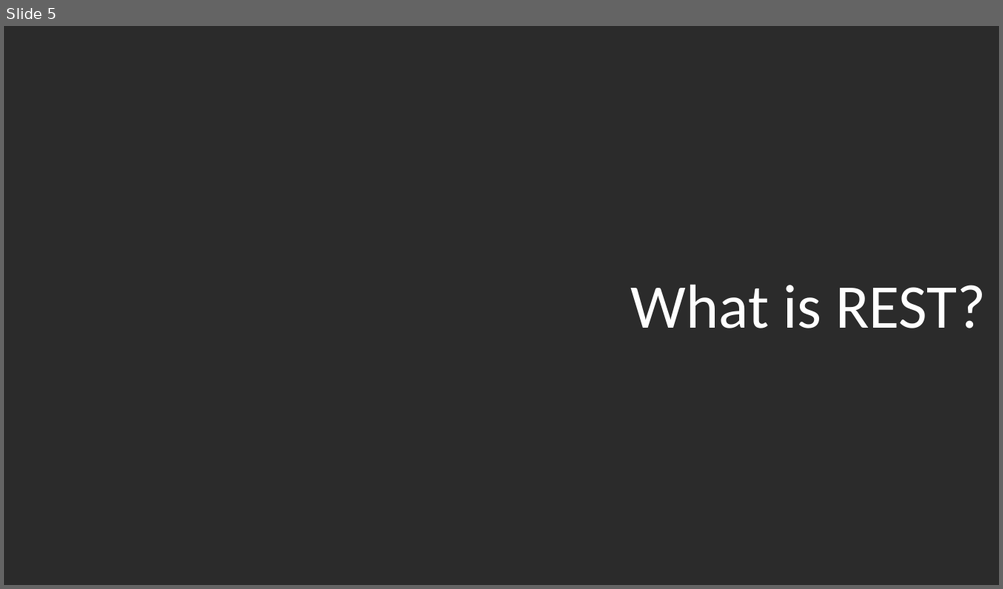
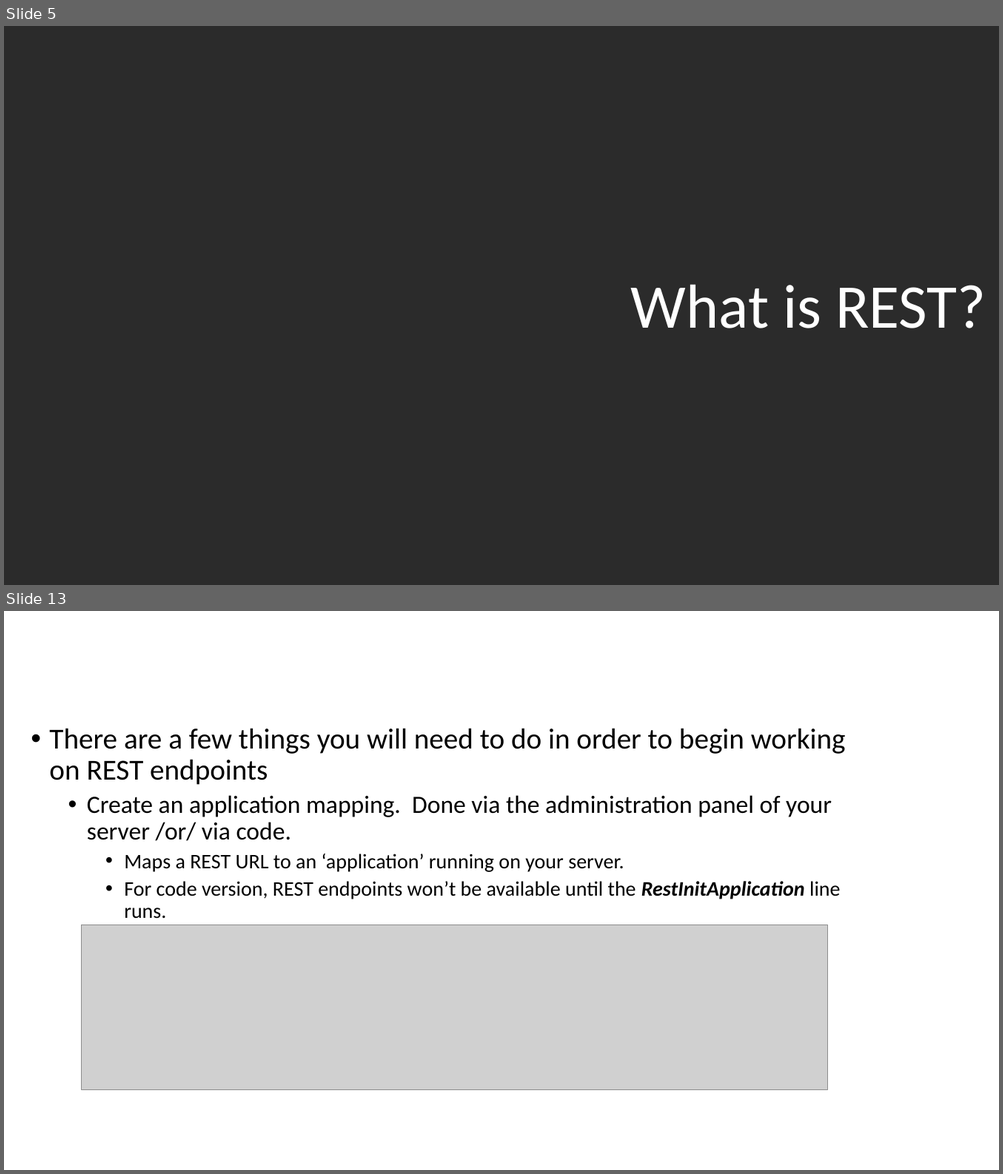
Before and after one commit to quetwo/hawaii-apis, a slide deck: MMCFUG - REST.pptx. Shown one above the other, each under a label of ours: slide 5 before the commit, slides 5 and 13 after it; the slides between them are not shown. The pictures are 1003x589 and 1003x1174 pixels, drawn with LibreOffice and Linux fonts; fonts in the diff are those of the drawing; grey boxes stand for pictures; background and template pictures are left out; a plain dark background stands for a picture behind light text. Boxes give left, top, right and bottom in pixels: in the first picture for what was removed or moved away, otherwise in the second. Text is boxed around its words. In the diff, an @@ line names an element or a change of style, - is before the commit and + after.

```diff
--- a/MMCFUG - REST.pptx
+++ b/MMCFUG - REST.pptx
@@ slide 13 added at (4,611,999,1170), background picture (left out) @@
@@ title added at (4,611,885,690), 44 pt, text #FFFFFF @@
+REST Configuration
@@ text added at (49,728,845,919), 20 pt, text #000000 @@
+• There are a few things you will need to do in order to begin working on REST endpoints
+  • Create an application mapping. Done via the administration panel of your server /or/ via code.
+    • Maps a REST URL to an ‘application’ running on your server.
+    • For code version, REST endpoints won’t be available until the RestInitApplication line runs.
@@ picture added at (82,925,828,1090) @@
```
Also in this commit, not shown: 24 other slides added.
